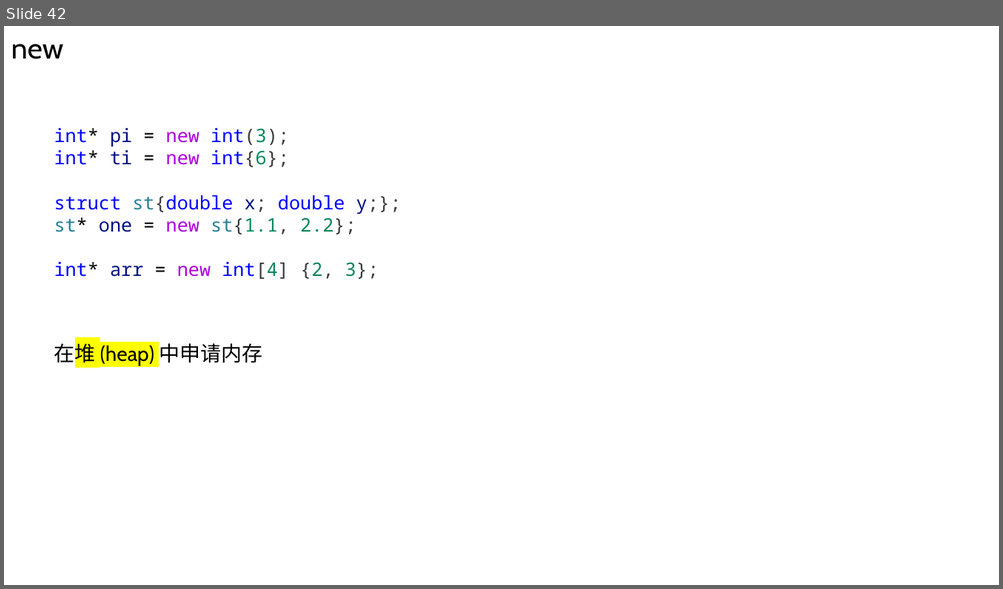
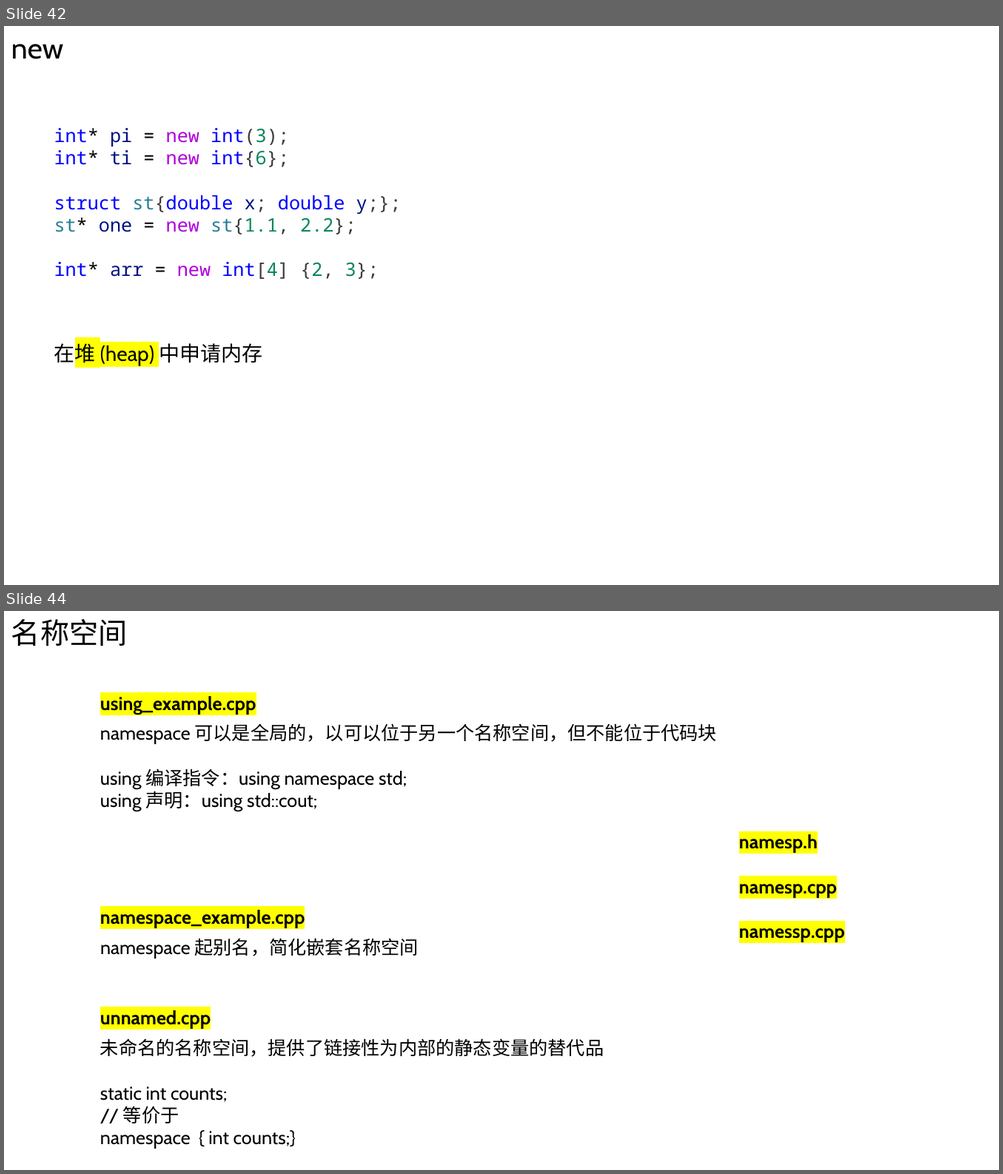
Before and after one commit to Chao200/CPP_Primer_Plus, a slide deck: C++ Primer Plus.pptx. Shown one above the other, each under a label of ours: slide 42 before the commit, slides 42 and 44 after it; the slides between them are not shown. The pictures are 1003x589 and 1003x1174 pixels, drawn with LibreOffice and Linux fonts; fonts in the diff are those of the drawing. Boxes give left, top, right and bottom in pixels: in the first picture for what was removed or moved away, otherwise in the second. Text is boxed around its words. In the diff, an @@ line names an element or a change of style, - is before the commit and + after.

```diff
--- a/C++ Primer Plus.pptx
+++ b/C++ Primer Plus.pptx
@@ slide 44 added at box(4, 611, 999, 1170), background #FFFFFF @@
@@ text added at box(11, 619, 128, 647), 28 pt, text #000000 @@
+名称空间
@@ text added at box(100, 696, 256, 715), 18 pt, text #000000, bold @@
+using_example.cpp
@@ text added at box(100, 723, 717, 812), 18 pt, text #000000 @@
+namespace 可以是全局的，以可以位于另一个名称空间，但不能位于代码块
+using 编译指令：using namespace std;
+using 声明：using std::cout;
@@ text added at box(739, 834, 845, 943), 18 pt, text #000000, bold @@
+namesp.h
+namesp.cpp
+namessp.cpp
@@ text added at box(100, 908, 305, 928), 18 pt, text #000000, bold @@
+namespace_example.cpp
@@ text added at box(100, 938, 418, 959), 18 pt, text #000000 @@
+namespace 起别名，简化嵌套名称空间
@@ text added at box(100, 1011, 210, 1029), 18 pt, text #000000, bold @@
+unnamed.cpp
@@ text added at box(100, 1039, 603, 1149), 18 pt, text #000000 @@
+未命名的名称空间，提供了链接性为内部的静态变量的替代品
+static int counts;
+// 等价于
+namespace { int counts;}
```
Also in this commit, not shown: 1 slide changed, 4 other slides added.
